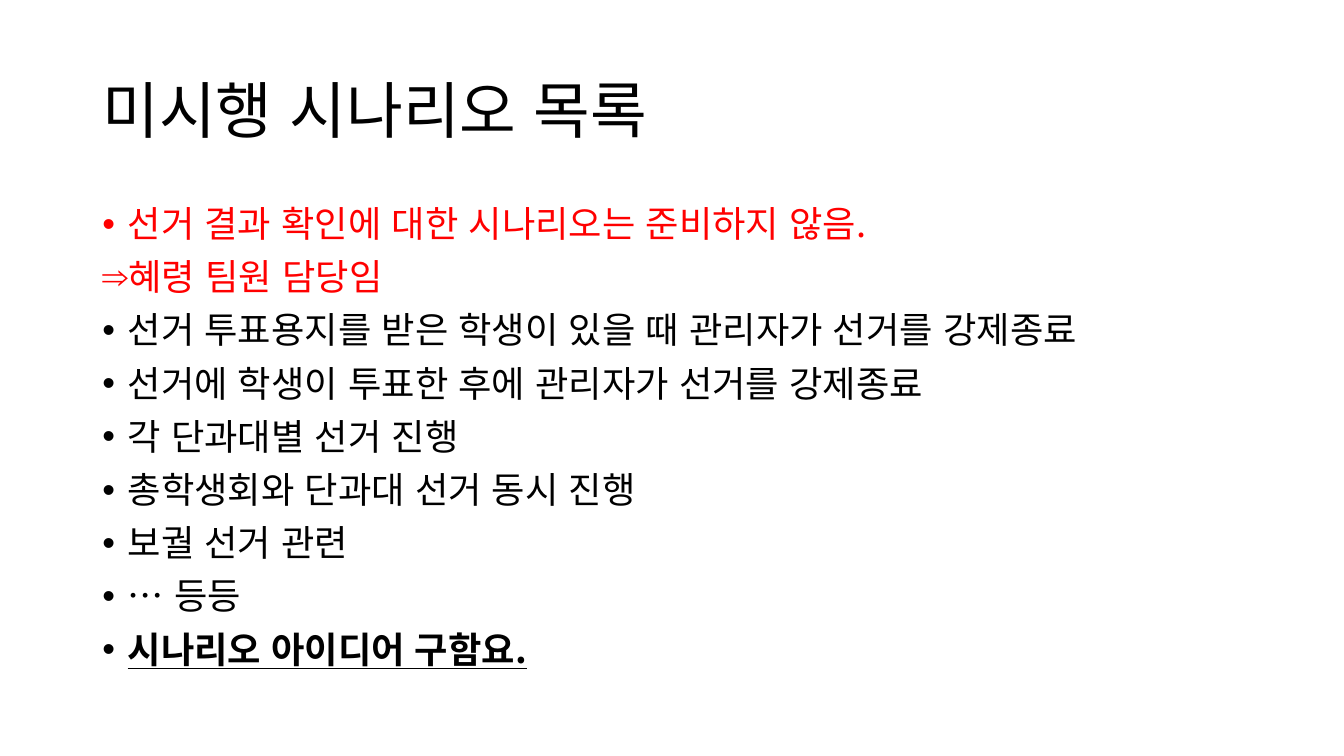
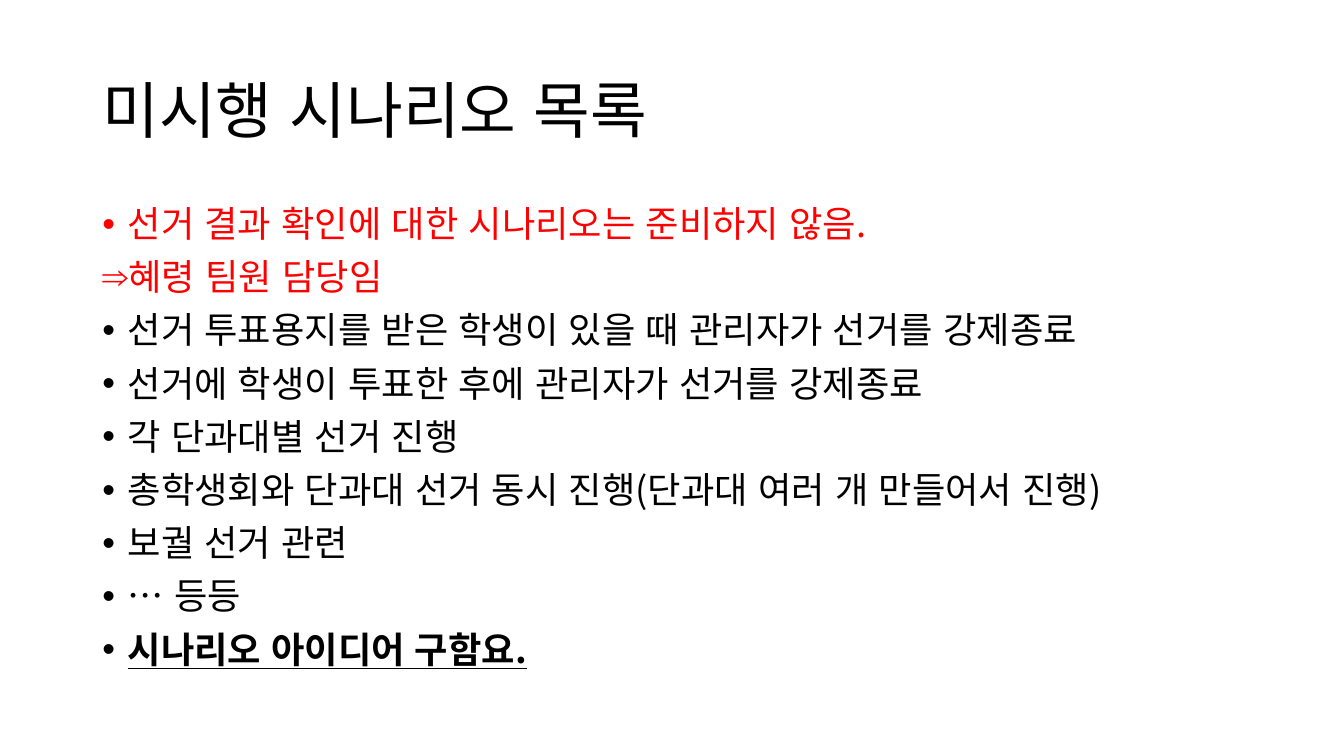
Before and after one commit to BL-UCKSS/evote-project, a slide deck: slide 60 of Document/Testcase/Testcase #1.pptx (slide 59 before the commit). Drawn at 1344x756 pixels with LibreOffice and Linux fonts; fonts in the diff are those of the drawing. Boxes give left, top, right and bottom in pixels: in the first picture for what was removed or moved away, otherwise in the second. Text is boxed around its words. In the diff, an @@ line names an element or a change of style, - is before the commit and + after.

```diff
--- a/Document/Testcase/Testcase #1.pptx
+++ b/Document/Testcase/Testcase #1.pptx
@@ text at box(128, 473, 1101, 510): text changed @@
-• 총학생회와 단과대 선거 동시 진행
+• 총학생회와 단과대 선거 동시 진행(단과대 여러 개 만들어서 진행)
```
Also in this commit, not shown: 2 slides added, 1 slide removed, 1 other file.
